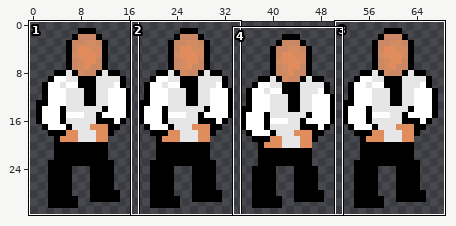
Sprite sheet -- Game/Npcs/Doctor/doctor-idle.png. The first picture is a wide view before the edit; the outline marks the close-up.
Close-up. Before the commit:
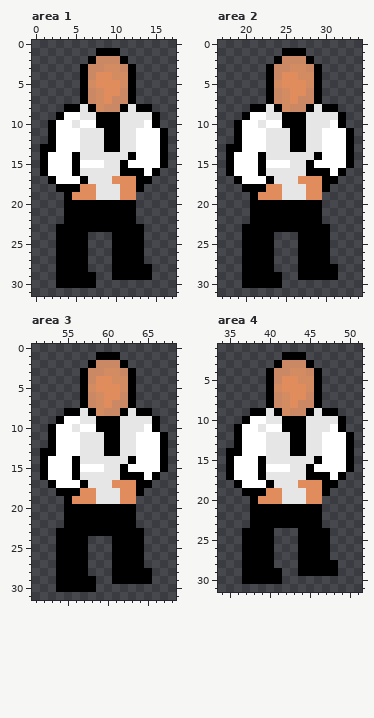
The file is 69x32 pixels. Colours within 5 levels of each other are drawn and written as one. Shown: area 1: x 0..17, y 0..31; area 2: x 17..34, y 0..31; area 3: x 51..68, y 0..31; area 4: x 34..51, y 1..31.
After:
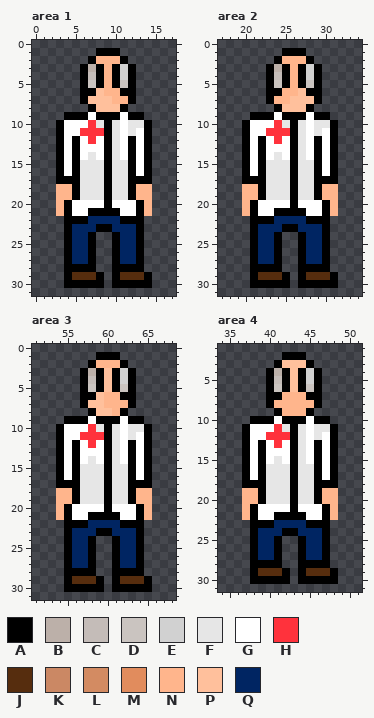
Palette (. is transparent): A #000000  B #bcb0a9  C #c4bcb8  D #cac4c0  E #d1d1d1  F #e6e6e6  G #ffffff  H #ff323c  J #562d0e  K #cb8864  L #d38b62  M #e18c5d  N #ffb58c  P #ffc09c  Q #002562
Changes in this commit:
Changed rows in their new state; - is an unchanged pixel.
Area 1:
first column x 1:
 2 -------NNN------
 3 ------BANAE-----
 4 ------CANAE-----
 5 ------DANAD-----
 6 ------APNNA-----
 7 ------PPPNN-----
 8 ---...-PPP-...--
 9 --.AAAG---GAA..-
10 -.A-G-HF-FG--A.-
11 -.A--HHH-FG--A..
12 -.A-AGHG-FGA-A..
13 ..A-AGGG-FGA-A..
14 ..A--G-GA-G--A..
15 ..A--FFFA-FA-A..
16 ..A-----A-F-GA.-
17 -.AAAF--AFFA----
18 --NN-FF-A-FANN--
19 --NNAFF-A-FANN--
20 --N-GGGG-GGGAN--
21 --N-GG----GGAN--
22 ------QQQQ--A---
23 --.-QQQ--QQQ----
24 --.-QQA---QQ----
25 --.-QQA---QQ----
26 --.-QQA---QQ----
27 --.-QQA---QQ----
28 --.---A------.--
29 --.-JJJA--JJJ---
30 --.----A-AAAAA--
Area 2:
first column x 18:
 2 -------NNN------
 3 ------BANAE-----
 4 ------CANAE-----
 5 ------DANAD-----
 6 ------ANNPA-----
 7 ------NNPPP-----
 8 ---...-PPP-...--
 9 --.AAAG---GAA..-
10 -.A-G-HF-FG--A.-
11 -.A--HHH-FG--A..
12 -.A-AGHG-FGA-A..
13 ..A-AGGG-FGA-A..
14 ..A--G-GA-G--A..
15 ..A--FFFA-FA-A..
16 ..A-----A-F-GA.-
17 -.AAAF--AFFA----
18 --NN-FF-A-FANN--
19 --NNAFF-A-FANN--
20 --N-GGGG-GGGAN--
21 --N-GG----GGAN--
22 ------QQQQ--A---
23 --.-QQQ--QQQ----
24 --.-QQA---QQ----
25 --.-QQA---QQ----
26 --.-QQA---QQ----
27 --.-QQA---QQ----
28 --.---A------.--
29 --.-JJJA--JJJ---
30 --.----A-AAAAA--
Area 3:
first column x 52:
 2 -------NNN------
 3 ------BAPAE-----
 4 ------CAPAE-----
 5 ------DAPAD-----
 6 ------APNNA-----
 7 ------PPNNN-----
 8 ---...-PPN-...--
 9 --.AAAG---GAA..-
10 -.A-G-HF-FG--A.-
11 -.A--HHH-FG--A..
12 -.A-AGHG-FGA-A..
13 ..A-AGGG-FGA-A..
14 ..A--G-GA-G--A..
15 ..A--FFFA-FA-A..
16 ..A-----A-F-GA.-
17 -.AAAF--AFFA----
18 --NN-FF-A-FANN--
19 --NNAFF-A-FANN--
20 --N-GGGG-GGGAN--
21 --N-GG----GGAN--
22 ------QQQQ--A---
23 --.-QQQ--QQQ----
24 --.-QQA---QQ----
25 --.-QQA---QQ----
26 --.-QQA---QQ----
27 --.-QQA---QQ----
28 --.---A------.--
29 --.-JJJA--JJJ---
30 --.----A-AAAAA--
Area 4:
first column x 35:
 3 -------PPP------
 4 ------BAPAE-----
 5 ------CAPAE-----
 6 ------DAPAD-----
 7 ------ANNNA-----
 8 ------NNNNN-----
 9 ---...-NNN-...--
10 --.AAAG---GAA..-
11 -.A-G-HF-FG--A.-
12 -.A--HHH-FG--A..
13 -.A-AGHG-FGA-A..
14 ..A-AGGG-FGA-A..
15 ..A--G-GA-G--A..
16 ..A--FFFA-FA-A..
17 ..A-----A-F-GA.-
18 -.AAAF--AFFA----
19 --NN-FF-A-FANN--
20 --NNAFF-A-FANN--
21 --N-GGGG-GGGAN--
22 --N-GG----GGAN--
23 ------QQQQ--A---
24 --.-QQQAAQQQ----
25 --.-QQA---QQ----
26 --.-QQA---QQ----
27 --.-QQA---QQ----
28 --.---A------.--
29 --.-JJJA--JJJ---
30 --.----A-AAAAA--
